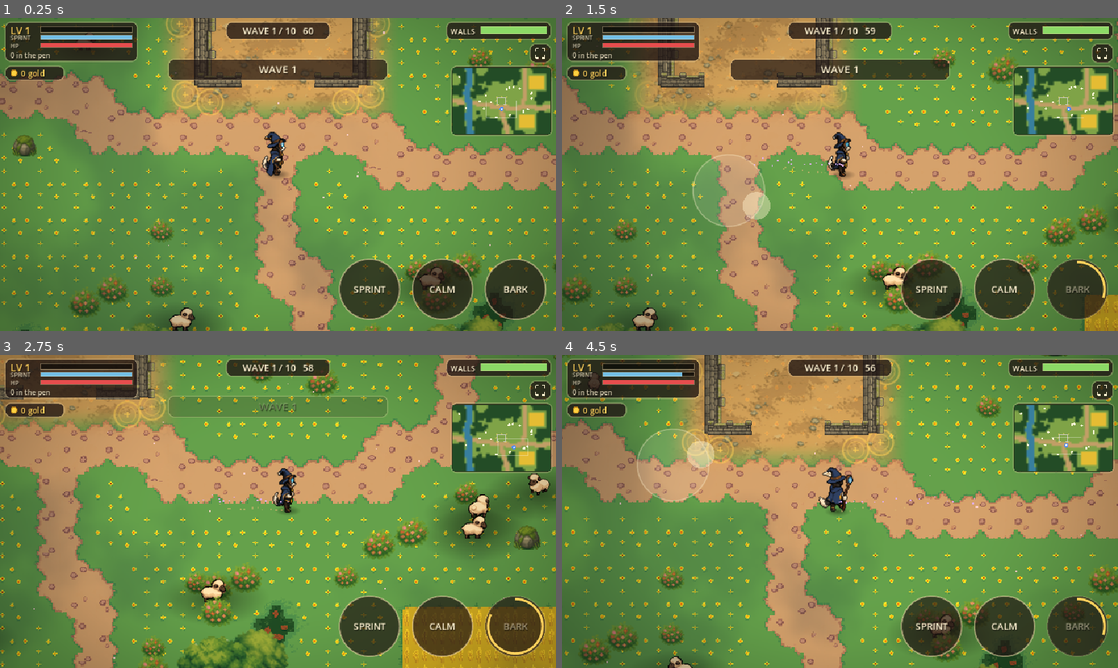
Above: before the commit, frames 1-4 (two rows, left to right).
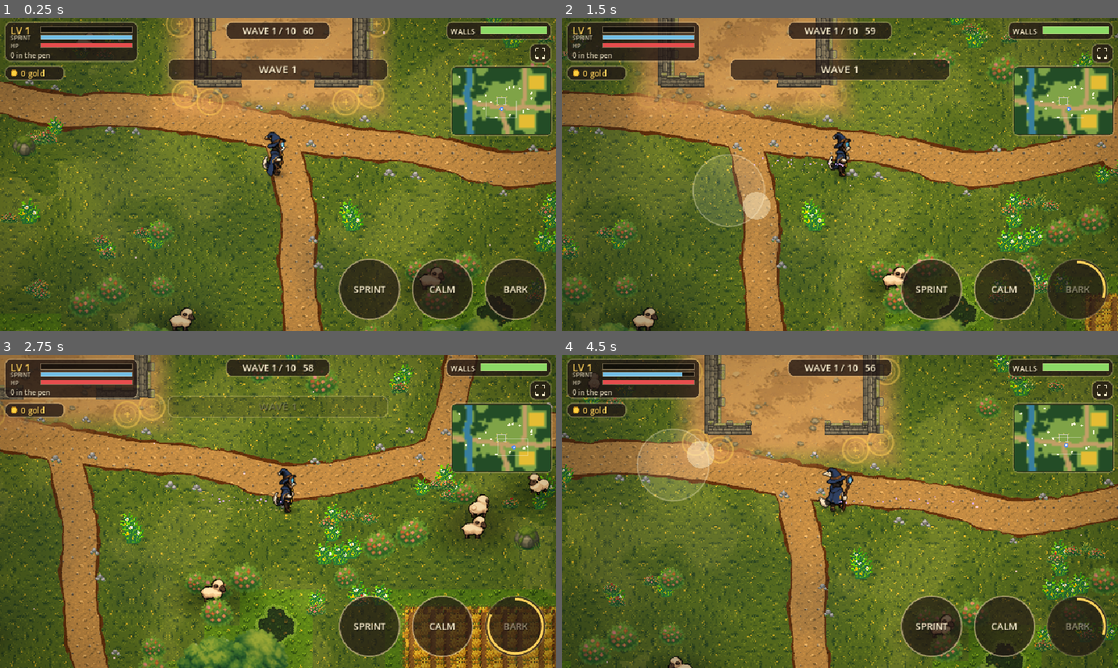
Above: after the commit, the same moments.

Repository: SavageLion/EigthArcanum
Game: Godot game, scene res://main.tscn
Same seed, same stepped clock (60 frames per second), same inputs: the game is played once before the commit and once after it.
Inputs (mouse positions are in pixels of both pictures, inside the frame that each line leads up to):
- Up to frame 1 (0.25 s): no input
- Up to frame 2 (1.5 s): tap Enter at 0.5 s; move the mouse to (962, 158) at 0.52 s; hold D 0.53-1.25 s; tap 1 at 0.6 s; click (962, 158) at 0.67 s; tap Space at 0.77 s; drag from (728, 190) to (812, 237) at 1.27 s
- Up to frame 3 (2.75 s): move the mouse to (333, 442) at 2.02 s; hold D from 2.03 s (still down); tap 3 at 2.1 s; click (333, 442) at 2.17 s
- Up to frame 4 (4.5 s): release D at 2.75 s; drag from (812, 574) to (673, 464) at 2.77 s; move the mouse to (1006, 558) at 3.52 s; hold A 3.53-4.25 s; hold Shift 3.53-4.25 s; click (1006, 558) at 3.67 s; tap Space at 3.77 s; drag from (673, 464) to (756, 433) at 4.27 s

The runs differ from the first frame. In frame 1, 72% of the frame differs, in the area x 0-100%, y 0-100%; in frame 2, 70%; in frame 3, 75%; in frame 4, 71%.

Commit message:
Survivors: pro-mode ground tiles, smooth meandering river and paths, ground patches, flipped grass, decals
Co-Authored-By: Claude Sonnet 5.5 <noreply@anthropic.com>

Diff:
--- /dev/null
+++ b/prototypes/sheepdog-survivors/shaders/patches.gdshader
@@ -0,0 +1,15 @@
+shader_type canvas_item;
+// Big soft patches of lighter and darker meadow over the ground tiles, from smooth noise snapped to a coarse pixel grid.
+uniform vec2 world_size = vec2(2400.0, 1632.0);
+uniform sampler2D noise_tex : repeat_enable, filter_linear;
+
+void fragment() {
+	vec2 wp = floor(UV * world_size / 4.0) * 4.0;
+	float a = texture(noise_tex, wp / 1000.0).r;
+	float b = texture(noise_tex, wp / 1900.0 + vec2(0.37, 0.61)).r;
+	float light = smoothstep(0.55, 0.68, a);
+	float dark = max(smoothstep(0.45, 0.33, a), smoothstep(0.58, 0.70, b));
+	vec3 col = mix(vec3(0.98, 0.92, 0.5), vec3(0.08, 0.22, 0.08), step(light, dark));
+	float al = max(light * 0.10, dark * 0.13);
+	COLOR = vec4(col, al);
+}
--- /dev/null
+++ b/prototypes/sheepdog-survivors/shaders/ribbon.gdshader
@@ -0,0 +1,45 @@
+shader_type canvas_item;
+// A soft-edged, noise-wobbled ribbon (river, dirt path) filled with a tiling pixel texture, snapped to a pixel grid.
+uniform sampler2D tex : repeat_enable, filter_nearest;
+uniform float tex_scale = 48.0;
+uniform vec3 tint : source_color = vec3(1.0, 1.0, 1.0);
+uniform vec3 edge_col : source_color = vec3(0.3, 0.2, 0.1);
+uniform float edge_w = 0.2;
+uniform float fringe = 0.2;
+uniform float flow = 0.0;
+uniform float sparkle = 0.0;
+varying vec2 wpos;
+
+float hash(vec2 p) {
+	return fract(sin(dot(p, vec2(127.1, 311.7))) * 43758.5453);
+}
+
+float vnoise(vec2 p) {
+	vec2 i = floor(p);
+	vec2 f = fract(p);
+	f = f * f * (3.0 - 2.0 * f);
+	return mix(mix(hash(i), hash(i + vec2(1.0, 0.0)), f.x), mix(hash(i + vec2(0.0, 1.0)), hash(i + vec2(1.0, 1.0)), f.x), f.y);
+}
+
+void vertex() {
+	wpos = (MODEL_MATRIX * vec4(VERTEX, 0.0, 1.0)).xy;
+}
+
+void fragment() {
+	float d = abs(UV.y - 0.5) * 2.0;
+	vec2 q = floor(wpos / 3.0) * 3.0;
+	float n = vnoise(q / 26.0) * 0.6 + vnoise(q / 9.0) * 0.4;
+	float lim = 1.0 - fringe * n;
+	if (d > lim) {
+		discard;
+	}
+	vec2 uv = floor(wpos / 1.5) * 1.5 / tex_scale;
+	uv.y -= TIME * flow * 0.02;
+	uv.x += sin(wpos.y * 0.02 + TIME * 0.6) * 0.01 * flow;
+	vec3 c = texture(tex, uv).rgb * tint;
+	float edge = smoothstep(lim - edge_w - 0.03, lim - edge_w, d);
+	c = mix(c, edge_col, edge * 0.85);
+	float sp = step(0.993, hash(floor(wpos / 3.0) + floor(TIME * 1.5))) * sparkle;
+	c += vec3(sp * 0.7);
+	COLOR = vec4(c, 1.0);
+}
--- a/prototypes/sheepdog-survivors/world.gd
+++ b/prototypes/sheepdog-survivors/world.gd
@@ -42,6 +42,9 @@
 var minimap_tex: ImageTexture
 var n1: FastNoiseLite
 var n2: FastNoiseLite
+var river_pts: Array = []
+var path_pts: Array = []
+var rngw := RandomNumberGenerator.new()
 
 func tex(tname: String) -> Texture2D:
 	return load("res://art/" + tname + ".png") as Texture2D
@@ -59,12 +62,16 @@
 	n2.frequency = 0.0035
 	_layout()
 	_terrain()
+	rngw.randomize()
 	_tiles()
+	_ground_patches()
+	_ribbons()
 	_minimap()
 	_trees()
 	_obstacles()
 	_pen_visuals()
 	_bridge()
+	_decals()
 	_spawn_points()
 
 # ---------------------------------------------------------------- layout of the castle
@@ -208,6 +215,13 @@
 			if src.get_tile_at_coords(ac) == Vector2i(-1, -1):
 				src.create_tile(ac)
 			table[String(k)] = ac
+			if String(k) == ("uuuu" if i == 0 else "llll"):
+				for a in range(1, 8):
+					var aid: int = src.create_alternative_tile(ac, a)
+					var td: TileData = src.get_tile_data(ac, aid)
+					td.transpose = (a & 1) != 0
+					td.flip_h = (a & 2) != 0
+					td.flip_v = (a & 4) != 0
 		ts.add_source(src, i)
 		keys.append({"table": table, "upper": int((data[nm] as Dictionary)["upper"])})
 	var layer := TileMapLayer.new()
@@ -223,13 +237,15 @@
 			var c: Array = cell_corners(cx, cy)
 			var special: int = T_GRASS
 			for v in c:
-				if int(v) != T_GRASS:
+				if int(v) == T_FIELD or int(v) == T_FOREST:
 					special = int(v)
 			var si: int = 0
+			var alt: int = 0
 			var key: String = ""
 			if special == T_GRASS:
-				si = rng.randi() % 4
+				si = 0
 				key = "uuuu" if si == 0 else "llll"
+				alt = rng.randi() % 8
 			else:
 				si = special - 1
 				var up: int = int(keys[si]["upper"])
@@ -240,7 +256,7 @@
 				key = "uuuu" if si == 0 else "llll"
 				if not table2.has(key):
 					continue
-			layer.set_cell(Vector2i(cx, cy), si, table2[key])
+			layer.set_cell(Vector2i(cx, cy), si, table2[key], alt)
 
 func _minimap() -> void:
 	var img := Image.create(GW, GH, false, Image.FORMAT_RGBA8)
@@ -453,6 +469,171 @@
 func zone_kind(p: Vector2) -> String:
 	if bridge_rect.has_point(p):
 		return ""
-	if terr_at(p) == T_WATER:
+	if river_pts.size() > 1 and dist_poly(p, river_pts) < 46.0:
 		return "water"
 	return ""
+
+# ---------------------------------------------------------------- smooth river and paths
+func _meander(pts: Array, jitter: float) -> Array:
+	var out: Array = []
+	for i in pts.size() - 1:
+		var a: Vector2 = pts[i]
+		var b: Vector2 = pts[i + 1]
+		var l: float = a.distance_to(b)
+		var n: int = maxi(1, int(l / 90.0))
+		var perp: Vector2 = (b - a).normalized().orthogonal()
+		for s in n:
+			var t: float = float(s) / float(n)
+			var off: float = 0.0 if s == 0 else rngw.randf_range(-jitter, jitter)
+			out.append(a.lerp(b, t) + perp * off)
+	out.append(pts[pts.size() - 1])
+	return out
+
+func _smooth(pts: Array, seg: int) -> Array:
+	var out: Array = []
+	for i in pts.size() - 1:
+		var p0: Vector2 = pts[maxi(i - 1, 0)]
+		var p1: Vector2 = pts[i]
+		var p2: Vector2 = pts[i + 1]
+		var p3: Vector2 = pts[mini(i + 2, pts.size() - 1)]
+		for s in seg:
+			var t: float = float(s) / float(seg)
+			out.append(0.5 * ((2.0 * p1) + (-p0 + p2) * t + (2.0 * p0 - 5.0 * p1 + 4.0 * p2 - p3) * t * t + (-p0 + 3.0 * p1 - 3.0 * p2 + p3) * t * t * t))
+	out.append(pts[pts.size() - 1])
+	return out
+
+func _ribbon(pts: Array, width: float, tex_path: String, tint: Color, edge_col: Color, edge_w: float, fringe: float, flow: float, sparkle: float, z: int) -> void:
+	var white := Image.create(4, 4, false, Image.FORMAT_RGBA8)
+	white.fill(Color(1, 1, 1, 1))
+	var l := Line2D.new()
+	l.points = PackedVector2Array(pts)
+	l.width = width
+	l.texture = ImageTexture.create_from_image(white)
+	l.texture_mode = Line2D.LINE_TEXTURE_STRETCH
+	l.joint_mode = Line2D.LINE_JOINT_ROUND
+	l.begin_cap_mode = Line2D.LINE_CAP_ROUND
+	l.end_cap_mode = Line2D.LINE_CAP_ROUND
+	l.z_index = z
+	var c := Curve.new()
+	for i in 9:
+		c.add_point(Vector2(float(i) / 8.0, rngw.randf_range(0.84, 1.16)))
+	l.width_curve = c
+	var m := ShaderMaterial.new()
+	m.shader = load("res://shaders/ribbon.gdshader") as Shader
+	m.set_shader_parameter("tex", load(tex_path) as Texture2D)
+	m.set_shader_parameter("tex_scale", 48.0)
+	m.set_shader_parameter("tint", Vector3(tint.r, tint.g, tint.b))
+	m.set_shader_parameter("edge_col", Vector3(edge_col.r, edge_col.g, edge_col.b))
+	m.set_shader_parameter("edge_w", edge_w)
+	m.set_shader_parameter("fringe", fringe)
+	m.set_shader_parameter("flow", flow)
+	m.set_shader_parameter("sparkle", sparkle)
+	l.material = m
+	add_child(l)
+
+func _ribbons() -> void:
+	river_pts = _smooth(_meander(RIVER, 22.0), 10)
+	# muddy bank under the water, then the water itself
+	_ribbon(river_pts, 150.0, "res://art/tiles/path_tex.png", Color(0.5, 0.42, 0.28), Color(0.3, 0.24, 0.14), 0.0, 0.34, 0.0, 0.0, -193)
+	_ribbon(river_pts, 104.0, "res://art/tiles/water_tex.png", Color(1, 1, 1), Color(0.16, 0.3, 0.3), 0.16, 0.12, 1.0, 1.0, -192)
+	for pl in PATHS:
+		var sm: Array = _smooth(_meander(pl, 12.0), 8)
+		path_pts.append(sm)
+		_ribbon(sm, 60.0, "res://art/tiles/path_tex.png", Color(0.5, 0.36, 0.22), Color(0.4, 0.28, 0.16), 0.0, 0.4, 0.0, 0.0, -191)
+		_ribbon(sm, 48.0, "res://art/tiles/path_tex.png", Color(1, 1, 1), Color(0.5, 0.36, 0.2), 0.0, 0.22, 0.0, 0.0, -190)
+
+func _ground_patches() -> void:
+	var g := ColorRect.new()
+	g.position = Vector2.ZERO
+	g.size = Vector2(wx, wy)
+	g.z_index = -199
+	g.mouse_filter = Control.MOUSE_FILTER_IGNORE
+	var m := ShaderMaterial.new()
+	m.shader = load("res://shaders/patches.gdshader") as Shader
+	m.set_shader_parameter("world_size", Vector2(wx, wy))
+	var fn := FastNoiseLite.new()
+	fn.seed = randi()
+	fn.frequency = 0.012
+	fn.fractal_octaves = 3
+	var nt := NoiseTexture2D.new()
+	nt.noise = fn
+	nt.seamless = true
+	nt.width = 512
+	nt.height = 512
+	m.set_shader_parameter("noise_tex", nt)
+	g.material = m
+	add_child(g)
+
+# ---------------------------------------------------------------- decals: tufts, flowers, pebbles, reeds, lily pads
+func _decal_tex(name: String, fallback: String) -> Texture2D:
+	var p: String = "res://art/decals/%s.png" % name
+	if ResourceLoader.exists(p):
+		return load(p) as Texture2D
+	return tex(fallback)
+
+func _on_open_grass(p: Vector2) -> bool:
+	if p.x < 20.0 or p.y < 20.0 or p.x > wx - 20.0 or p.y > wy - 20.0:
+		return false
+	if not cell_all(int(p.x / CELL), int(p.y / CELL), T_GRASS):
+		return false
+	if pen.grow(30.0).has_point(p) or dist_poly(p, river_pts) < 84.0:
+		return false
+	for pp in path_pts:
+		if dist_poly(p, pp) < 38.0:
+			return false
+	return true
+
+func _decal(t: Texture2D, p: Vector2, sc: float, z: int, sway: bool, in_ysort: bool) -> void:
+	var s := Sprite2D.new()
+	s.texture = t
+	s.position = p
+	s.scale = Vector2.ONE * sc
+	s.offset = Vector2(0, -t.get_height() * 0.5 + 3.0)
+	if sway:
+		s.material = wind_mat
+	s.texture_filter = CanvasItem.TEXTURE_FILTER_NEAREST if t.get_width() <= 40 else CanvasItem.TEXTURE_FILTER_LINEAR
+	if in_ysort:
+		ysort.add_child(s)
+	else:
+		s.z_index = z
+		add_child(s)
+
+func _decals() -> void:
+	var tuft: Texture2D = _decal_tex("tuft", "tuft")
+	var tuft_old: Texture2D = tex("tuft")
+	var fa: Texture2D = tex("flowers_a")
+	var fb: Texture2D = tex("flowers_b")
+	var pebbles: Texture2D = _decal_tex("pebbles", "rock2")
+	var reeds: Texture2D = _decal_tex("reeds", "tuft")
+	var lily: Texture2D = _decal_tex("lily", "tuft")
+	for i in 220:
+		var c := Vector2(rngw.randf_range(30.0, wx - 30.0), rngw.randf_range(30.0, wy - 30.0))
+		if not _on_open_grass(c):
+			continue
+		for j in 3:
+			var p: Vector2 = c + Vector2(rngw.randf_range(-26.0, 26.0), rngw.randf_range(-14.0, 14.0))
+			var pick: float = rngw.randf()
+			if pick < 0.45:
+				_decal(tuft, p, rngw.randf_range(1.0, 1.5), -120, true, false)
+			elif pick < 0.65:
+				_decal(tuft_old, p, rngw.randf_range(0.7, 1.0), -120, true, false)
+			else:
+				_decal(fa if pick < 0.83 else fb, p, 0.85, -119, true, false)
+	for pp in path_pts:
+		for i in range(0, pp.size(), 3):
+			if rngw.randf() < 0.55:
+				var q: Vector2 = pp[i]
+				var side: float = 1.0 if rngw.randf() < 0.5 else -1.0
+				var off: Vector2 = (pp[mini(i + 1, pp.size() - 1)] - q).normalized().orthogonal() * side * rngw.randf_range(20.0, 40.0)
+				_decal(pebbles, q + off, rngw.randf_range(0.6, 0.9), -140, false, false)
+	for i in range(0, river_pts.size(), 2):
+		var q2: Vector2 = river_pts[i]
+		var dir: Vector2 = (river_pts[mini(i + 1, river_pts.size() - 1)] - q2).normalized()
+		var nrm: Vector2 = dir.orthogonal()
+		for side in [-1.0, 1.0]:
+			if rngw.randf() < 0.75 and not bridge_rect.grow(30.0).has_point(q2):
+				var rp: Vector2 = q2 + nrm * float(side) * rngw.randf_range(54.0, 66.0)
+				if rp.x > 0.0 and rp.x < wx and rp.y > 0.0 and rp.y < wy:
+					_decal(reeds, rp, rngw.randf_range(1.0, 1.5), 0, true, true)
+		if rngw.randf() < 0.22 and not bridge_rect.grow(40.0).has_point(q2):
+			_decal(lily, q2 + nrm * rngw.randf_range(-26.0, 26.0), rngw.randf_range(1.0, 1.4), -92, false, false)
Binary file added: prototypes/sheepdog-survivors/art/decals/lily.png
Not shown, added: prototypes/sheepdog-survivors/art/decals/lily.png.import
Binary file added: prototypes/sheepdog-survivors/art/decals/pebbles.png
Not shown, added: prototypes/sheepdog-survivors/art/decals/pebbles.png.import
Binary file added: prototypes/sheepdog-survivors/art/decals/reeds.png
Not shown, added: prototypes/sheepdog-survivors/art/decals/reeds.png.import
Binary file added: prototypes/sheepdog-survivors/art/decals/tuft.png
Not shown, added: prototypes/sheepdog-survivors/art/decals/tuft.png.import
Binary file changed: prototypes/sheepdog-survivors/art/tiles/field.png
Binary file changed: prototypes/sheepdog-survivors/art/tiles/forest.png
Binary file changed: prototypes/sheepdog-survivors/art/tiles/path.png
Binary file added: prototypes/sheepdog-survivors/art/tiles/path_tex.png
(and 6 more such lines)
